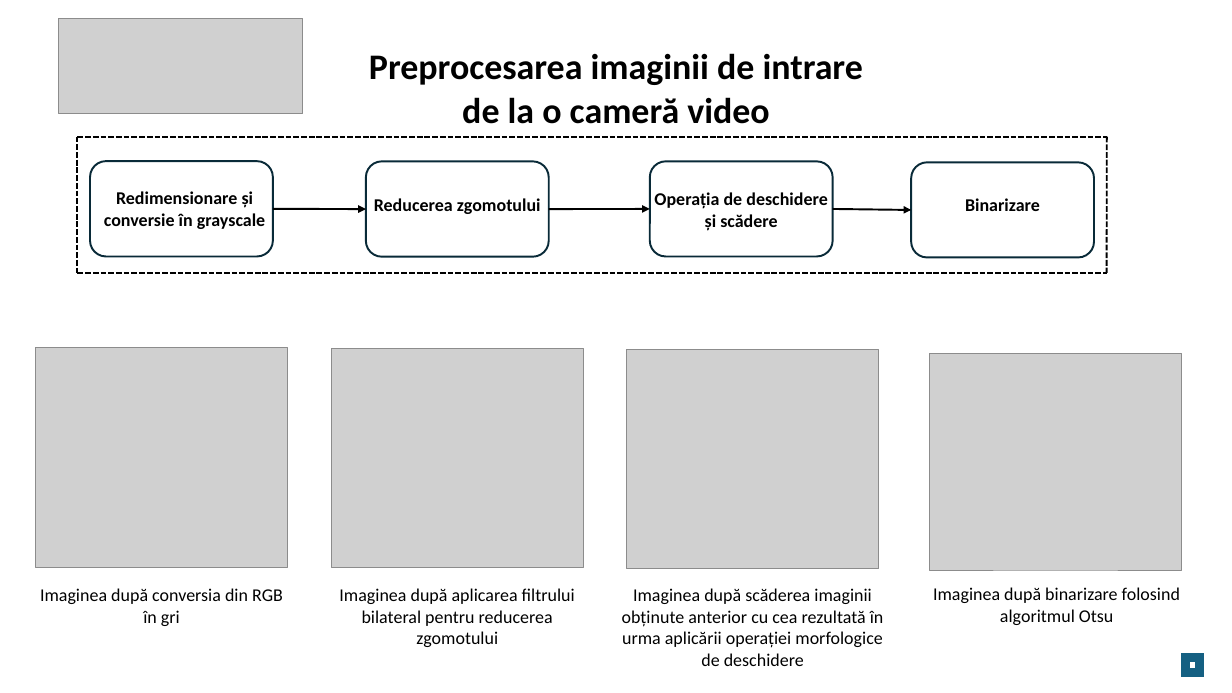
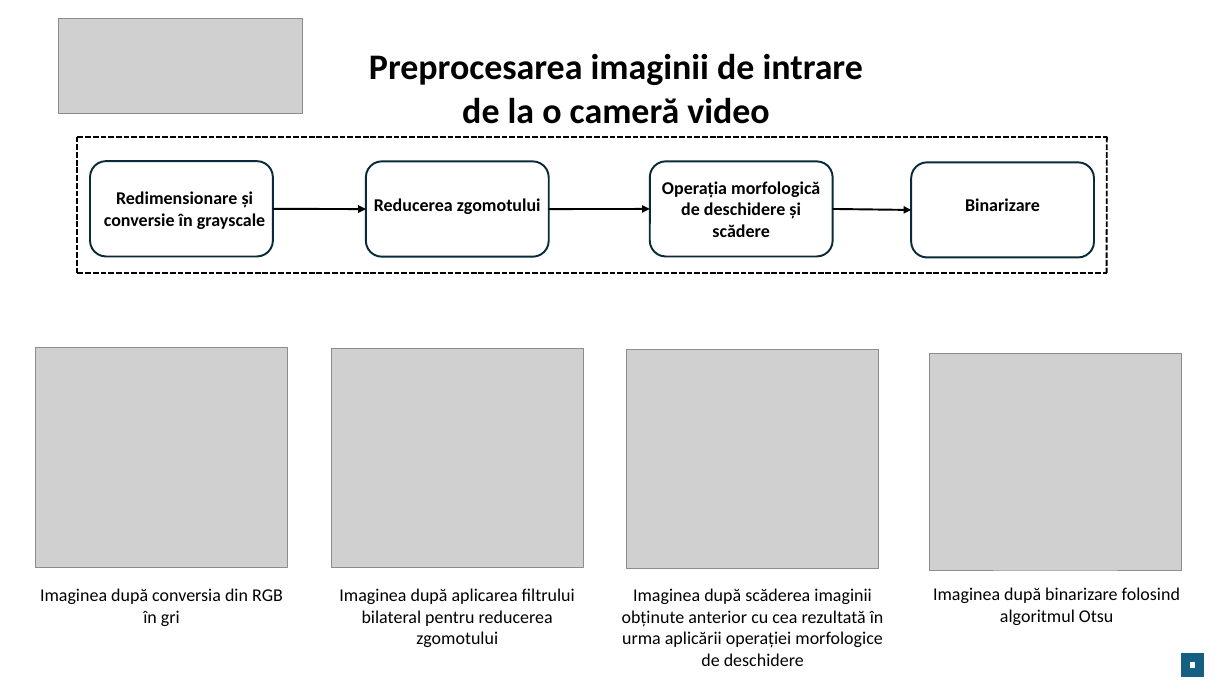
Before and after one commit to xMihai01/Licenta, a slide deck: slide 3 of Documentation/PrezentareLicenta.pptx (slide 4 before the commit). Drawn at 1232x693 pixels with LibreOffice and Linux fonts; fonts in the diff are those of the drawing; grey boxes stand for pictures. Boxes give left, top, right and bottom in pixels: in the first picture for what was removed or moved away, otherwise in the second. Text is boxed around its words. In the diff, an @@ line names an element or a change of style, - is before the commit and + after.

```diff
--- a/Documentation/PrezentareLicenta.pptx
+++ b/Documentation/PrezentareLicenta.pptx
@@ text at <box>662,181,820,237</box>: text changed @@
-Operația de deschidere și scădere
+Operația morfologică de deschidere și scădere
```
Also in this commit, not shown: 3 other slides changed, 1 slide removed, 18 other files.
